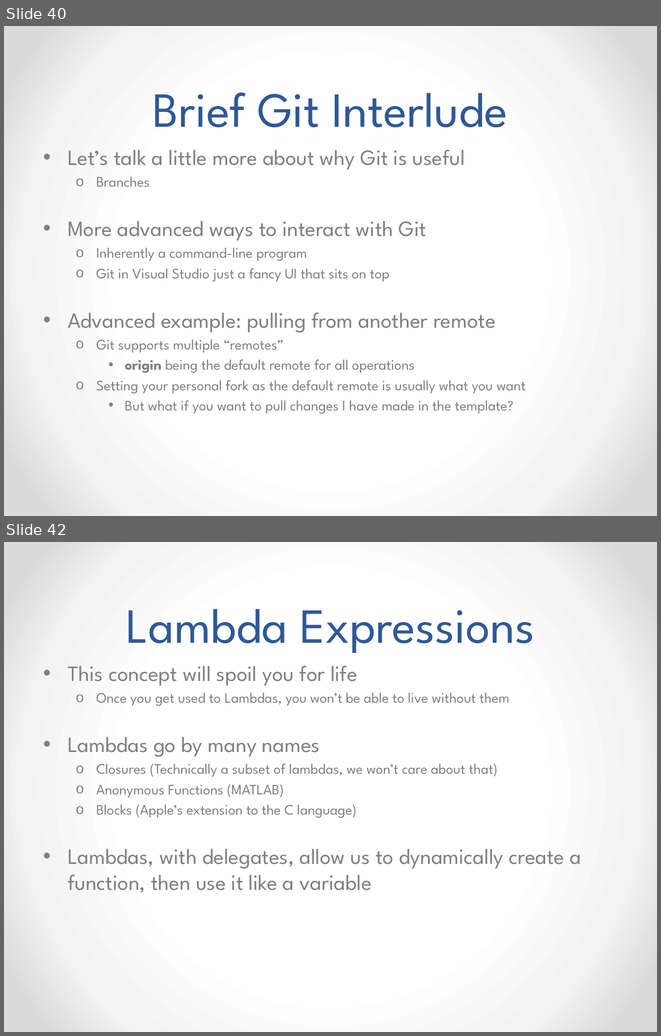
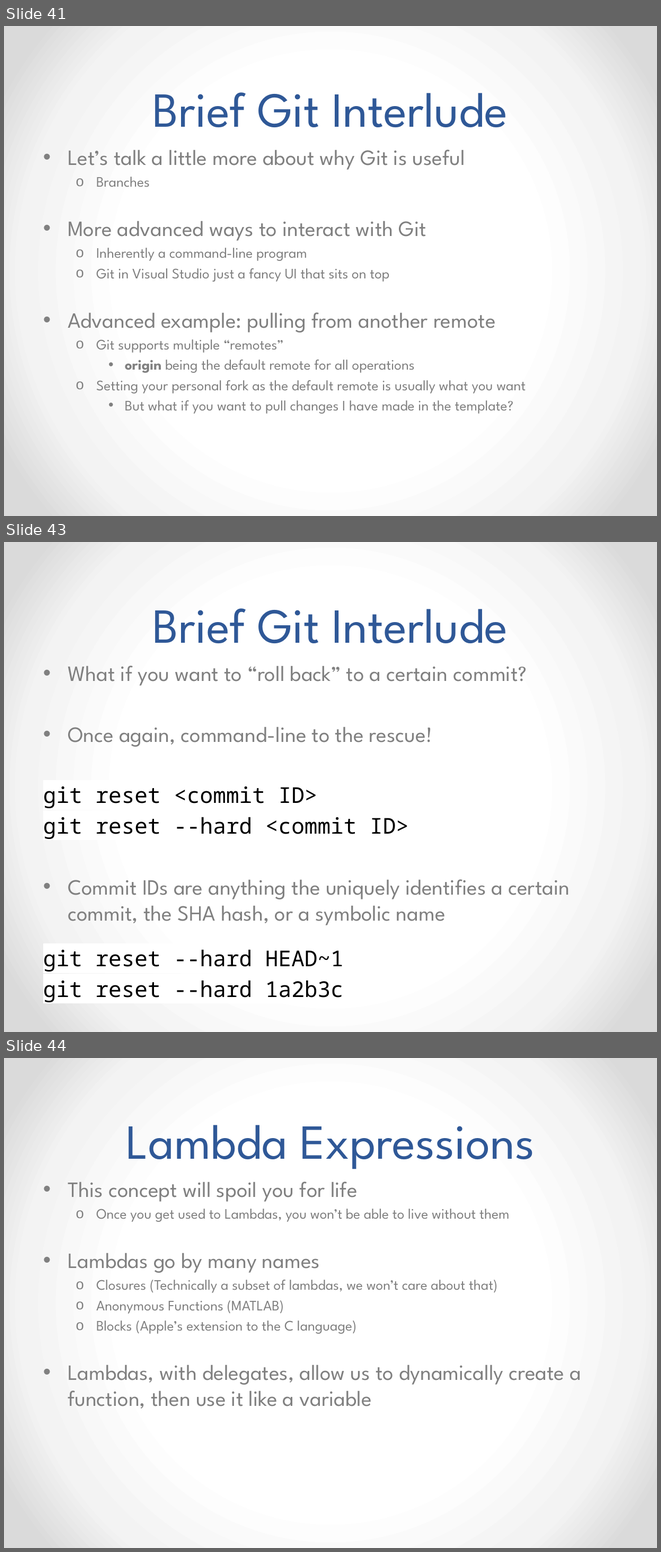
Before and after one commit to EE590-Winter2015/Materials, a slide deck: Week 2/Week 2.pptx. Shown one above the other, each under a label of ours: slides 40 and 42 before the commit, slides 41, 43 and 44 after it; the slides between them are not shown. The pictures are 661x1036 and 661x1552 pixels, drawn with LibreOffice and Linux fonts; fonts in the diff are those of the drawing. Boxes give left, top, right and bottom in pixels: in the first picture for what was removed or moved away, otherwise in the second. Text is boxed around its words. In the diff, an @@ line names an element or a change of style, - is before the commit and + after.

```diff
--- a/Week 2/Week 2.pptx
+++ b/Week 2/Week 2.pptx
@@ slide 43 added at (4, 542, 657, 1032), background gradient #FFFFFF to #F4F4F4 to #DADADA @@
@@ title added at (153, 608, 508, 643), 54 pt, text #2F5897 @@
+Brief Git Interlude
@@ text added at (43, 665, 570, 1002), 24 pt, text #808080 @@
+• What if you want to “roll back” to a certain commit?
+• Once again, command-line to the rescue!
+git reset <commit ID>
+git reset --hard <commit ID>
+• Commit IDs are anything the uniquely identifies a certain commit, the SHA hash, or a symbolic name
+git reset --hard HEAD~1
+git reset --hard 1a2b3c
@@ what was slide 40 is now slide 41 @@
@@ what was slide 42 is now slide 44 @@
```
Also in this commit, not shown: 4 slides changed, 3 other slides added, 2 other files.
